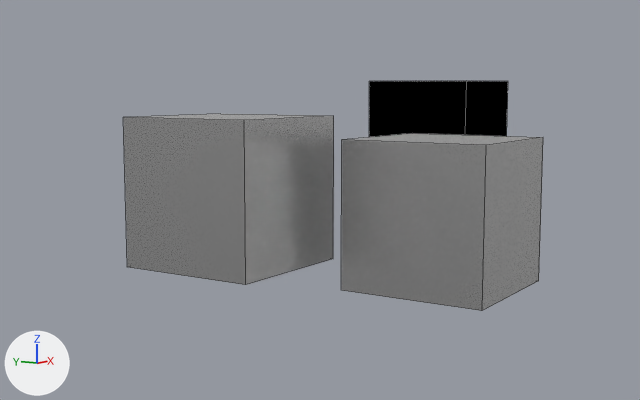
What one commit did to the Blender file blender/HOUDINI_scene_loader/shaders/shaders_01.blend.
Camera for both pictures: a camera (50 mm lens) standing at (-10.85, -5.08, 1.67) and looking at (1.06, 2.68, -0.12). The axes (+X, +Y, +Z) are drawn at lower left. The lights are the same throughout. Mesh edges are drawn as thin lines.

The scene before the commit, as lines of its bpy script (objects in view):
```python
me_cube = bpy.data.meshes.new('Cube')
me_cube.from_pydata(...)  # a box spanning x -1.0..1.0, y -1.0..1.0, z -1.0..1.0
me_cube.materials.append(mat_diffuseglossytranslucentmaterial)
me_cube_001 = bpy.data.meshes.new('Cube.001')
me_cube_001.from_pydata(...)  # a box spanning x -1.0..1.0, y -1.0..1.0, z -1.0..1.0
me_cube_001.materials.append(mat_emissionmaterial)  # its picture is missing
me_cube_002 = bpy.data.meshes.new('Cube.002')
me_cube_002.from_pydata(...)  # a box spanning x -1.0..1.0, y -1.0..1.0, z -1.0..1.0
me_cube_002.materials.append(mat_diffuseglossytranslucentmaterial)
ob_shader_cube_01 = bpy.data.objects.new('shader_cube_01', me_cube)
ob_shader_cube_01.location = (0.0, 0.0, 0.0)
ob_shader_cube_01_001 = bpy.data.objects.new('shader_cube_01.001', me_cube_001)
ob_shader_cube_01_001.location = (5.0, 2.47, 0.8)
ob_shader_cube_01_002 = bpy.data.objects.new('shader_cube_01.002', me_cube_002)
ob_shader_cube_01_002.location = (-1.46, 2.47, 0.29)
```
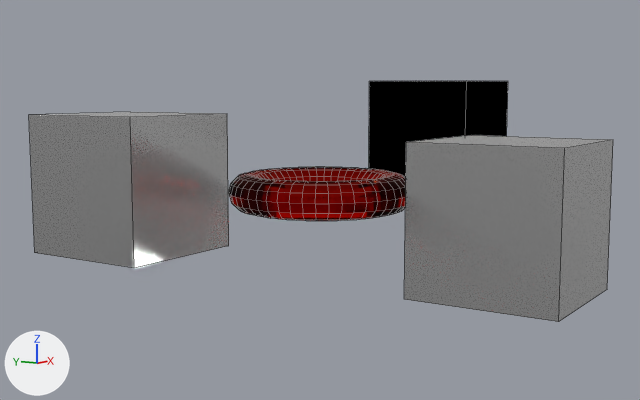
Boxes (x1, y1, x2, y2) around the edits, measured in the pictures (640 x 400 px):
'shader_cube_01.002', moved: before (123, 114, 334, 285); after (29, 112, 229, 268)
'shader_cube_01', moved: before (341, 133, 543, 311); after (404, 135, 613, 322)
'glass_torus', added: after (229, 167, 406, 221)

Patch to the scene script:
```diff
--- a/blender/HOUDINI_scene_loader/shaders/shaders_01.blend.py
+++ b/blender/HOUDINI_scene_loader/shaders/shaders_01.blend.py
@@ ng_glasscustomshader @@
+ng_glasscustomshader = bpy.data.node_groups.new('glassCustomShader', 'ShaderNodeTree')
+# nodes: AddShader, Attribute, BsdfAnisotropic, BsdfDiffuse, BsdfRefraction, BsdfTransparent, Fresnel, Math, Mix, MixShader, RGBToBW, Value
+# colours: white #e7e7e7, white #ffffff, grey #bcbcbc
@@ mat_material @@
+mat_material = bpy.data.materials.new('Material')
+# nodes: Displacement, Group, OutputMaterial
+# colours: black #000000, dark grey #5b5b5b, white #ffffff, grey #bcbcbc, red #e7401a
@@ me_torus @@
+me_torus.from_pydata(...)  # a torus around z (ring radius 1.0, tube radius 0.25) spanning x -1.25..1.25, y -1.25..1.25, z -0.25..0.25
+me_torus.materials.append(mat_material)
@@ ob_shader_cube_01_002 @@
 ob_shader_cube_01_002 = bpy.data.objects.new('shader_cube_01.002', me_cube_002)
-ob_shader_cube_01_002.location = (-1.46, 2.47, 0.29)
+ob_shader_cube_01_002.location = (-1.46, 4.35, 0.29)
@@ ob_shader_cube_01 @@
 ob_shader_cube_01 = bpy.data.objects.new('shader_cube_01', me_cube)
-ob_shader_cube_01.location = (0.0, 0.0, 0.0)
+ob_shader_cube_01.location = (0.0, -0.94, 0.0)
@@ ob_glass_torus @@
+ob_glass_torus = bpy.data.objects.new('glass_torus', me_torus)
+ob_glass_torus.location = (-0.78, 1.47, 0.27)
```
